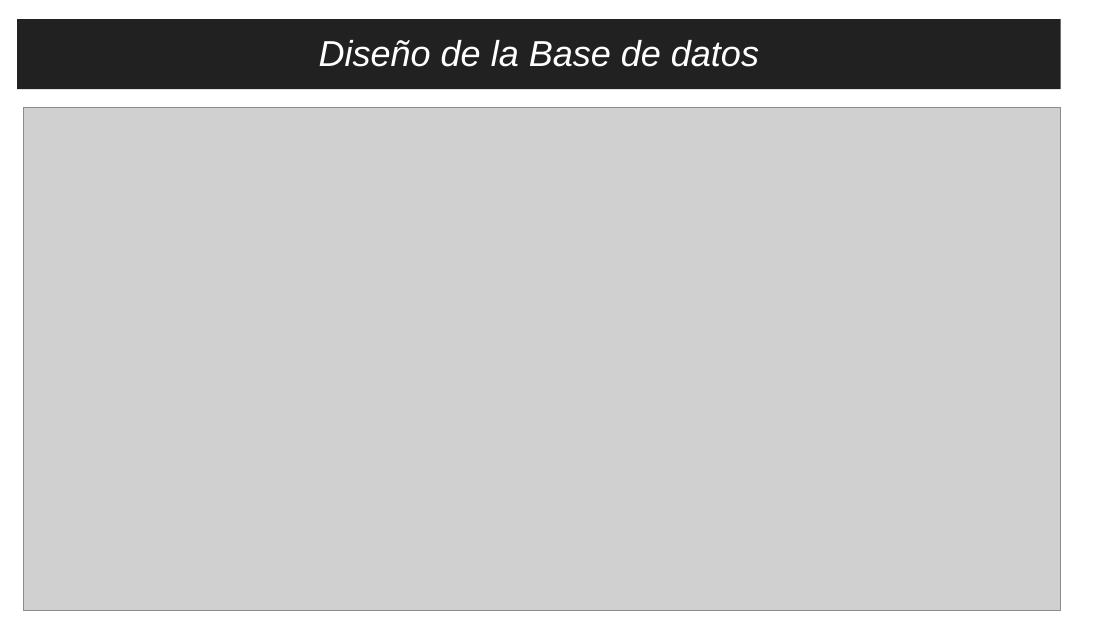
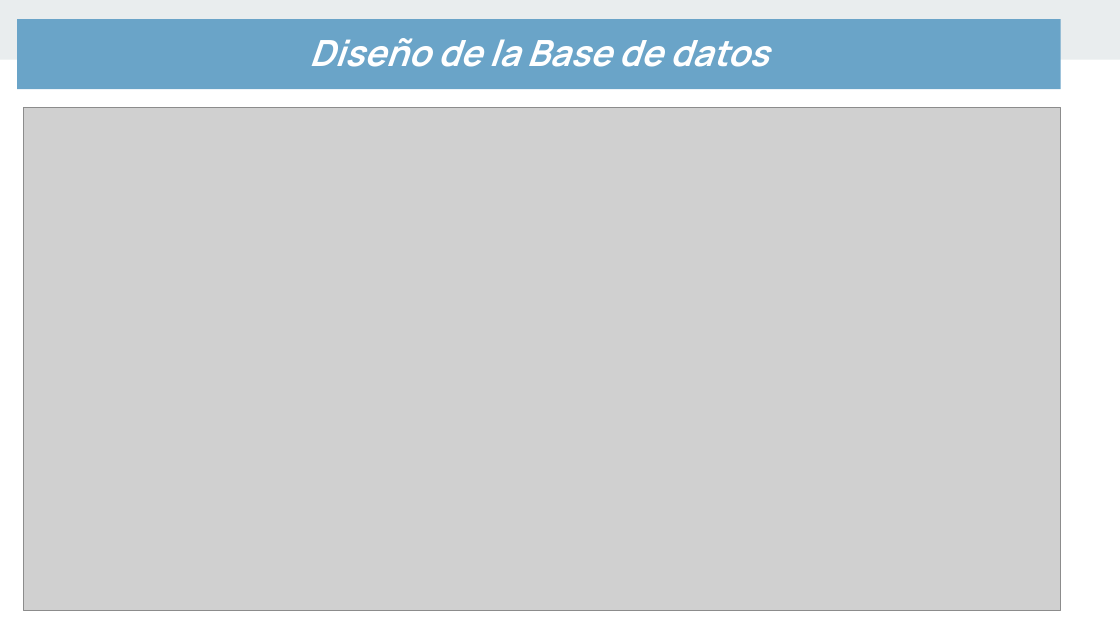
Before and after one commit to frankgonzmc/AppGym, a slide deck: slide 9 of DOC/PRESENTACION.pptx (slide 7 before the commit). Drawn at 1120x630 pixels with LibreOffice and Linux fonts; fonts in the diff are those of the drawing; grey boxes stand for pictures. Boxes give left, top, right and bottom in pixels: in the first picture for what was removed or moved away, otherwise in the second. Text is boxed around its words. In the diff, an @@ line names an element or a change of style, - is before the commit and + after.

```diff
--- a/DOC/PRESENTACION.pptx
+++ b/DOC/PRESENTACION.pptx
@@ rectangle added at [0,0,1120,59], fill #E9EDEE @@
@@ title "Diseño de la Base de ..." at [17,19,1061,90]: font Arial to Manrope, bold on; fill #212121 to #6AA4C8 @@
```
Also in this commit, not shown: 9 other slides changed, 3 slides added, 1 slide removed, 52 other files.
